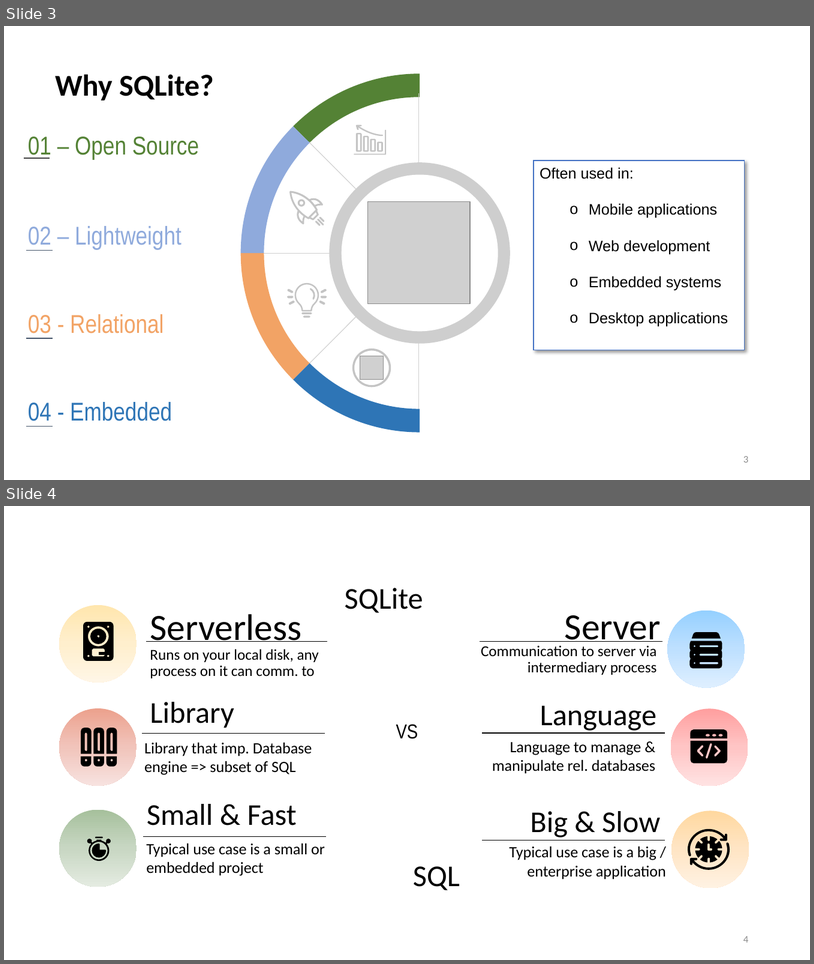
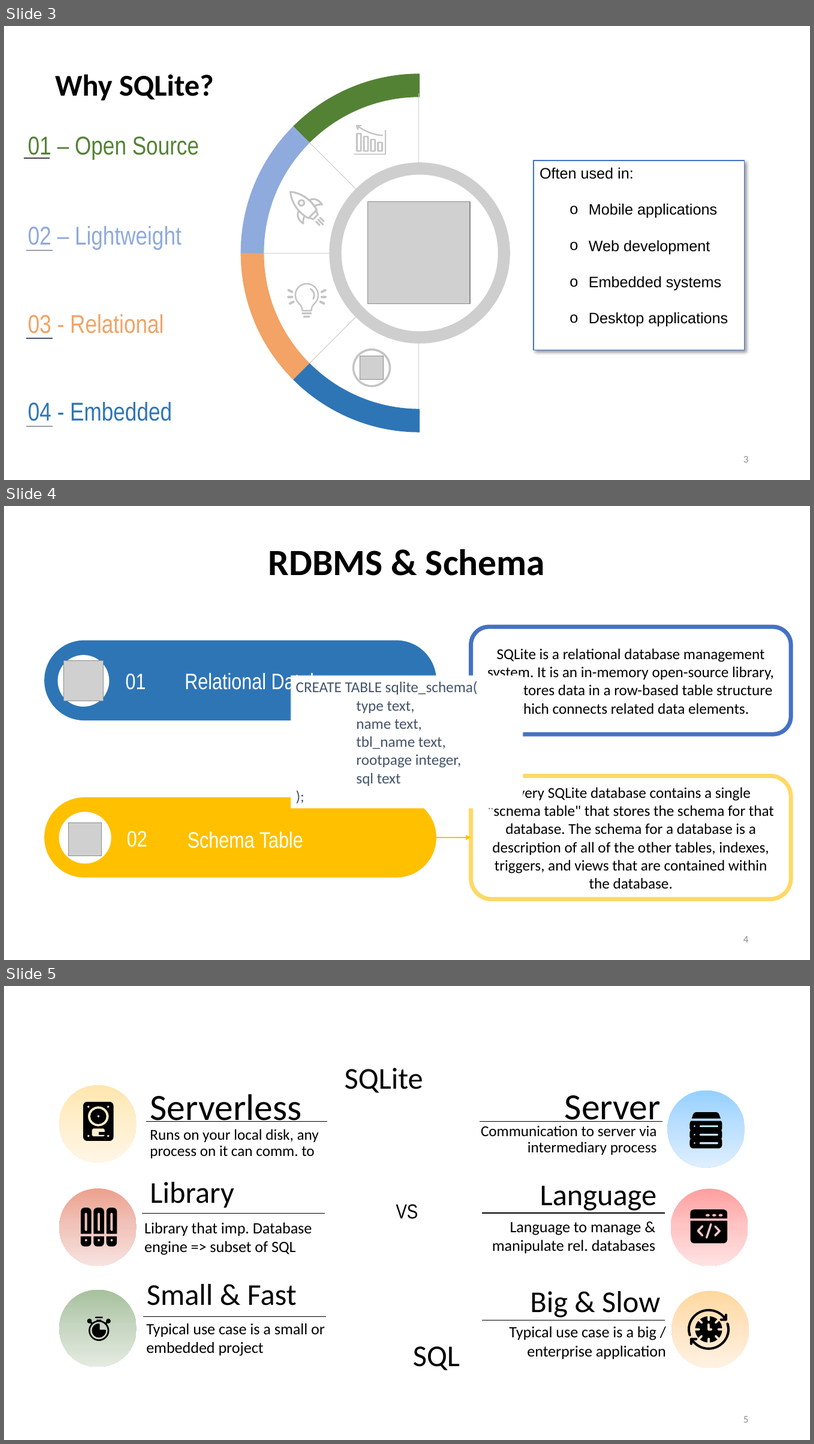
Before and after one commit to AntonioPirani/SQLiteProject, a slide deck: Presentation.pptx. Shown one above the other, each under a label of ours: slides 3 and 4 before the commit, slides 3, 4 and 5 after it. The pictures are 814x964 and 814x1444 pixels, drawn with LibreOffice and Linux fonts; fonts in the diff are those of the drawing; grey boxes stand for pictures. Boxes give left, top, right and bottom in pixels: in the first picture for what was removed or moved away, otherwise in the second. Text is boxed around its words. In the diff, an @@ line names an element or a change of style, - is before the commit and + after.

```diff
--- a/Presentation.pptx
+++ b/Presentation.pptx
@@ slide 4 added at (4, 506, 810, 960), background #FFFFFF @@
@@ title added at (269, 549, 545, 576), 44 pt, text #000000, bold @@
+RDBMS & Schema
@@ rounded rectangle added at (471, 627, 791, 735), fill #FFFFFF, outline #4472C4 5 pt, 18 pt, text #000000 @@
+SQLite is a relational database management system. It is an in-memory open-source library, that stores data in a row-based table structure which connects related data elements.
@@ rounded rectangle added at (45, 640, 437, 720), fill #2E75B6 @@
@@ ellipse added at (58, 655, 109, 706), fill #FFFFFF @@
@@ picture added at (64, 661, 104, 701) @@
@@ text added at (126, 673, 146, 690), 26.7 pt, text #FFFFFF @@
+01
@@ text added at (185, 672, 350, 694), 26.7 pt, text #FFFFFF @@
+Relational Database
@@ rectangle added at (290, 674, 524, 808), fill #FFFFFF, 18 pt, text #44546A @@
+CREATE TABLE sqlite_schema(
+type text,
+name text,
+tbl_name text,
+rootpage integer,
+sql text
+);
@@ rounded rectangle added at (471, 776, 791, 899), fill #FFFFFF, outline #FFD966 5 pt, 18 pt, text #000000 @@
+Every SQLite database contains a single "schema table" that stores the schema for that database. The schema for a database is a description of all of the other tables, indexes, triggers, and views that are contained within the database.
@@ rounded rectangle added at (45, 797, 437, 877), fill #FFC000 @@
@@ ellipse added at (59, 811, 110, 863), fill #FFFFFF @@
@@ ellipse added at (60, 811, 111, 863), fill #FFFFFF @@
@@ picture added at (68, 823, 101, 856) @@
@@ text added at (127, 831, 147, 847), 26.7 pt, text #FFFFFF @@
+02
@@ text added at (188, 831, 303, 848), 26.7 pt, text #FFFFFF @@
+Schema Table
@@ elbow arrow added from (437, 838) to (471, 838), #FFC000 1.5 pt @@
@@ page number added at (744, 936, 749, 942), 12 pt, text #8C8C8C @@
+4
@@ what was slide 4 is now slide 5 @@
@@ page number at (744, 1416, 749, 1422): text changed @@
-4
+5
```
Also in this commit, not shown: 4 slides changed, 1 other file.
